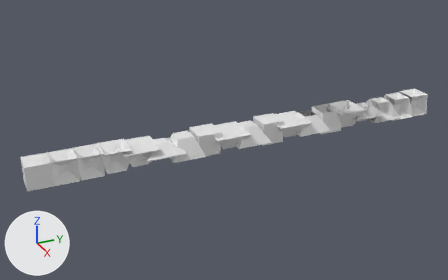
An edit to the Blender file tesseract.blend, drawn before and after from the same camera.
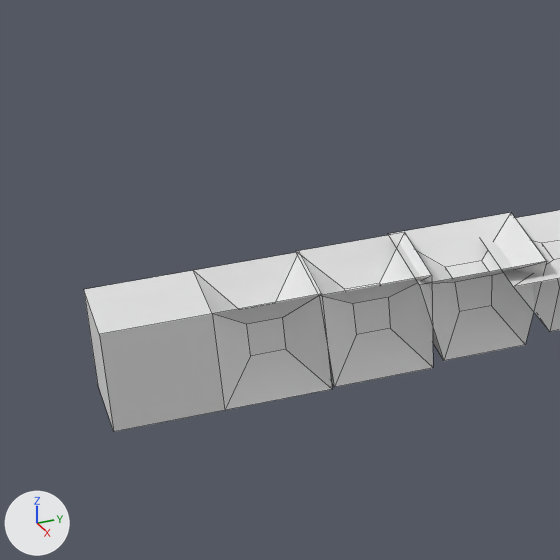
Old and new are each drawn whole from a 50 mm camera at (44.58, -4.35, 22.02) aimed at (-0.62, 16.0, -0.58) and again close up on the part from 0% to 30% of the width and 31% to 79% of the height. The lights are fixed; the arrows at lower left show +X, +Y and +Z. The close-ups show mesh edges as thin lines.

In view in the first close-up: 'Cube', 'copy1', 'copy2', 'copy3', 'copy4'.
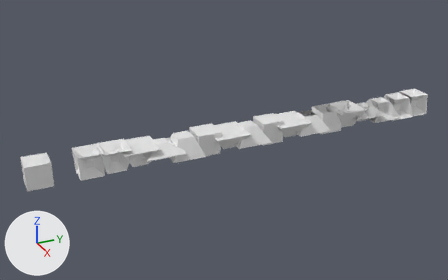
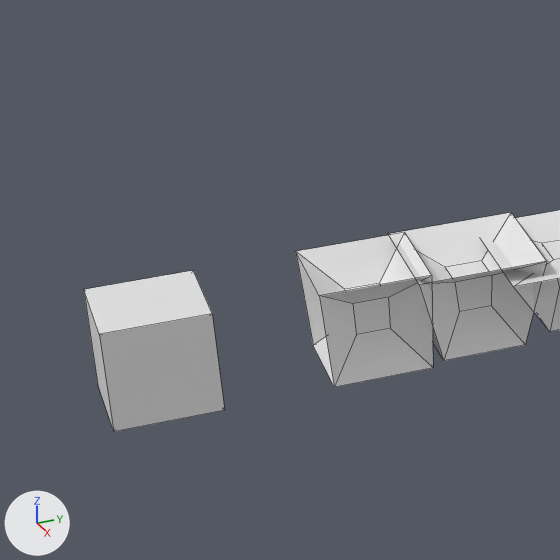
Boxes (x1, y1, x2, y2) around the edits, measured in the close-ups (560 x 560 px):
'copy1', moved (not visible afterwards)
    before: (193, 252, 332, 410)

Edits to the bpy script that builds the scene:
```text
Change ob_copy1:
    ob_copy1.location: (0.0, 2.0, 0.0) -> (0.0, 0.0, 0.0)
```
